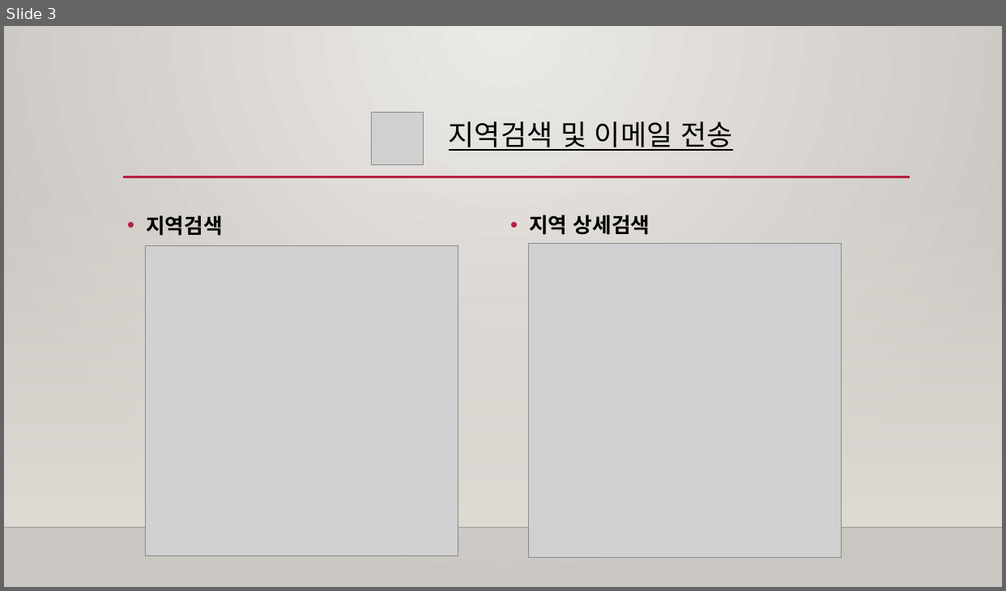
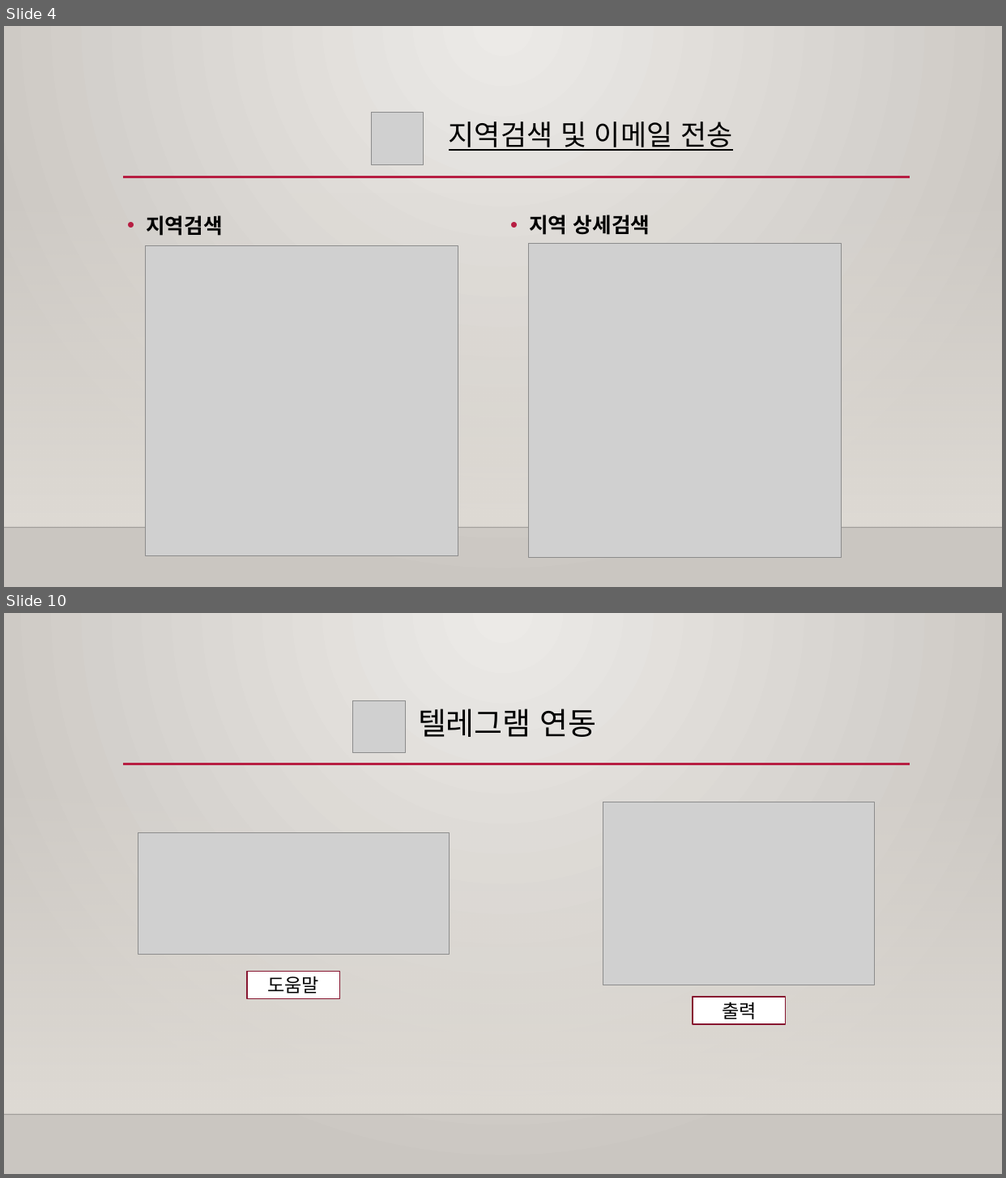
Before and after one commit to changgeunjoe/scriptLang, a slide deck: 프로젝트 발표자료/스크립트 언어 기말 발표.pptx. Shown one above the other, each under a label of ours: slide 3 before the commit, slides 4 and 10 after it; the slides between them are not shown. The pictures are 1006x591 and 1006x1178 pixels, drawn with LibreOffice and Linux fonts; fonts in the diff are those of the drawing; grey boxes stand for pictures; background and template pictures are left out. Boxes give left, top, right and bottom in pixels: in the first picture for what was removed or moved away, otherwise in the second. Text is boxed around its words. In the diff, an @@ line names an element or a change of style, - is before the commit and + after.

```diff
--- a/프로젝트 발표자료/스크립트 언어 기말 발표.pptx
+++ b/프로젝트 발표자료/스크립트 언어 기말 발표.pptx
@@ slide 10 added at [4, 613, 1002, 1174], background gradient #ECEAE7 to #CAC7C1; not listed: 3 template elements that a slide beside it also shows @@
@@ picture added at [353, 700, 405, 753] @@
@@ text added at [418, 709, 596, 737], 29.6 pt, text #000000 @@
+텔레그램 연동
@@ picture added at [603, 803, 876, 986] @@
@@ picture added at [138, 833, 450, 954] @@
@@ rectangle added at [247, 972, 340, 999], fill #FFFFFF, outline #871631 1.25 pt, 18 pt, text #000000 @@
+도움말
@@ rectangle added at [692, 997, 786, 1024], fill #FFFFFF, outline #871631 1.25 pt, 18 pt, text #000000 @@
+출력
@@ what was slide 3 is now slide 4 @@
```
Also in this commit, not shown: 3 slides changed, 4 other slides added, 1 slide removed, 2 other files.
